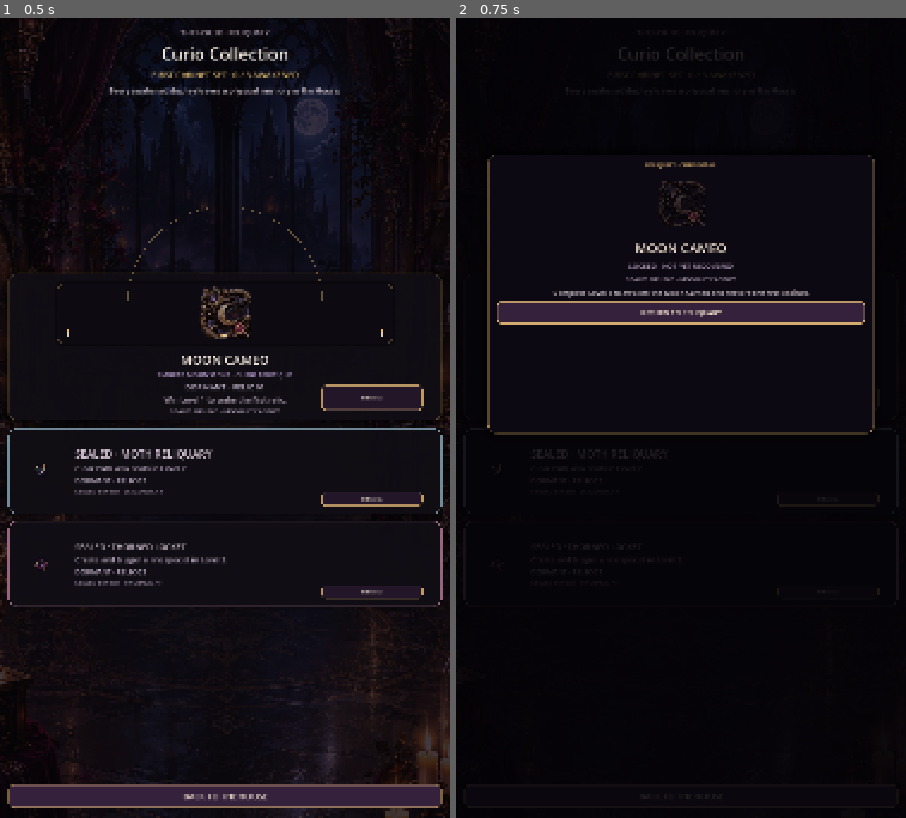
Above: before the commit, frames 1-2 (left to right).
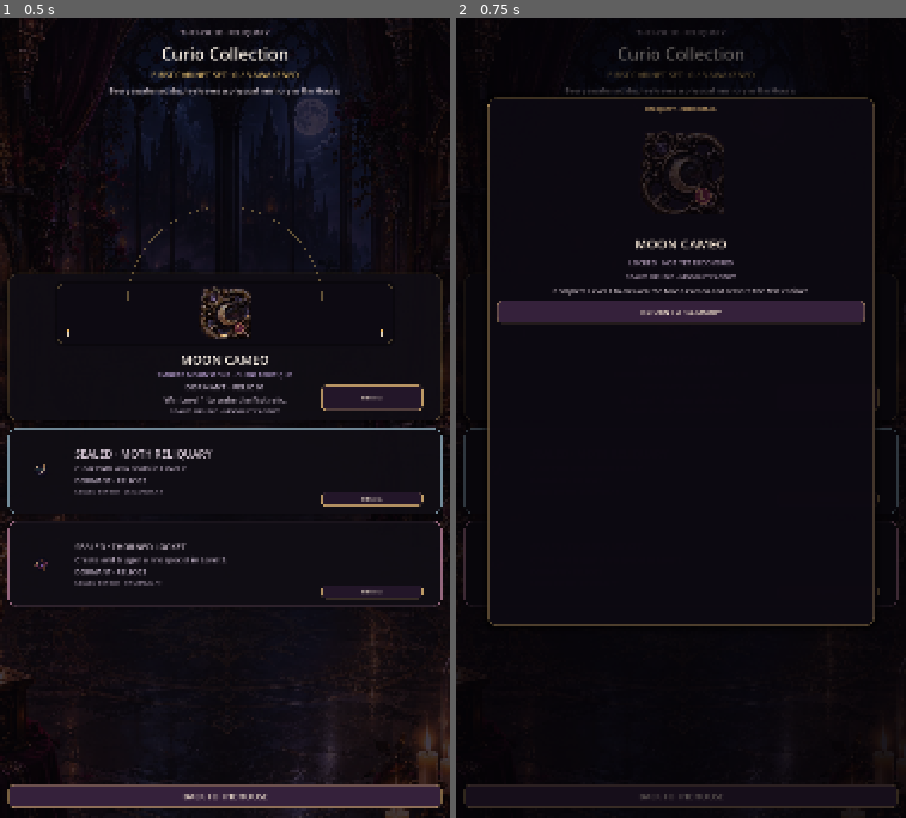
Above: after the commit, the same moments.

Repository: Jay-prodesign/akilta-match3
Game: Godot game, scene res://src/ui/collection/curio_collection.tscn
Same seed, same stepped clock (60 frames per second), same inputs: the game is played once before the commit and once after it. This scene is started directly instead of the project's main scene.
Inputs:
- Up to frame 1 (0.5 s): no input
- Up to frame 2 (0.75 s): click "DETAILS" at 0.5 s

Frame 1 is identical in both runs. In frame 2, 4.6% of the frame differs, in the area x 1-99%, y 1-99%.

Commit message:
Promote Curio detail to a persistent hero state

Diff:
--- a/src/ui/collection/curio_collection.gd
+++ b/src/ui/collection/curio_collection.gd
@@ -234,7 +234,7 @@
 	_detail_overlay = overlay
 
 	var veil := ColorRect.new()
-	veil.color = Color(0.015, 0.01, 0.025, 0.86)
+	veil.color = Color(0.015, 0.01, 0.025, 0.62)
 	veil.set_anchors_and_offsets_preset(Control.PRESET_FULL_RECT)
 	veil.mouse_filter = Control.MOUSE_FILTER_STOP
 	overlay.add_child(veil)
@@ -243,10 +243,10 @@
 	card.name = "CurioDetailCard"
 	card.anchor_left = 0.07
 	card.anchor_right = 0.93
-	card.anchor_top = 0.17
-	card.anchor_bottom = 0.52
+	card.anchor_top = 0.10
+	card.anchor_bottom = 0.76
 	var shell := StyleBoxFlat.new()
-	shell.bg_color = Color("#0D0912", 0.995)
+	shell.bg_color = Color("#0D0912", 0.965)
 	shell.border_color = Color("#D5AD70", 0.88 if awakened else 0.38)
 	shell.set_border_width_all(2)
 	shell.set_corner_radius_all(20)
@@ -261,7 +261,7 @@
 
 	var content := VBoxContainer.new()
 	content.name = "Content"
-	content.add_theme_constant_override("separation", 9)
+	content.add_theme_constant_override("separation", 11)
 	card.add_child(content)
 
 	var kicker := Label.new()
@@ -273,7 +273,7 @@
 
 	var art := TextureRect.new()
 	art.name = "HeroArt"
-	art.custom_minimum_size = Vector2(0, 150)
+	art.custom_minimum_size = Vector2(0, 270)
 	art.expand_mode = TextureRect.EXPAND_IGNORE_SIZE
 	art.stretch_mode = TextureRect.STRETCH_KEEP_ASPECT_CENTERED
 	art.texture = _detail_texture(curio_id, awakened)
